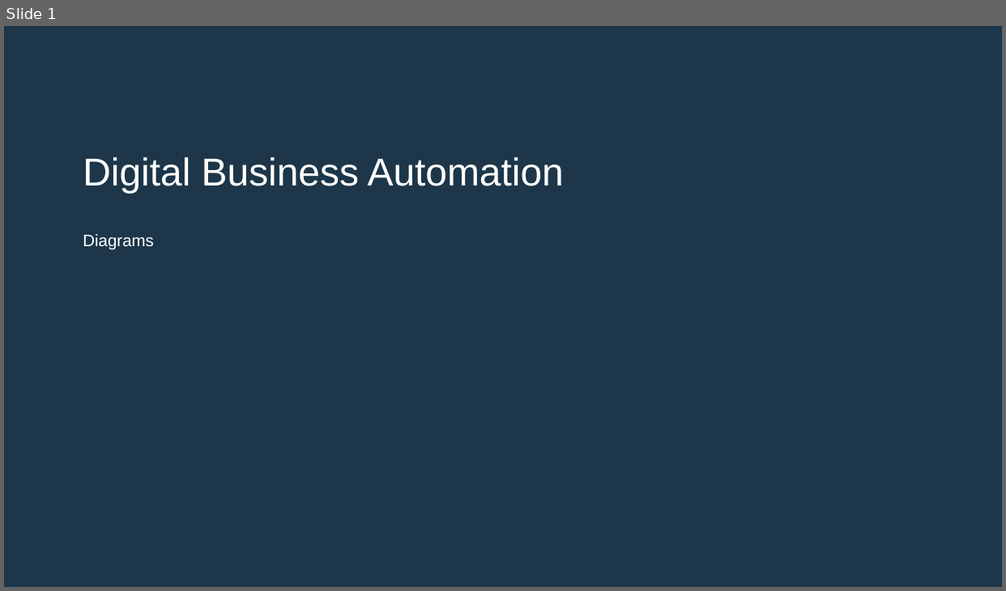
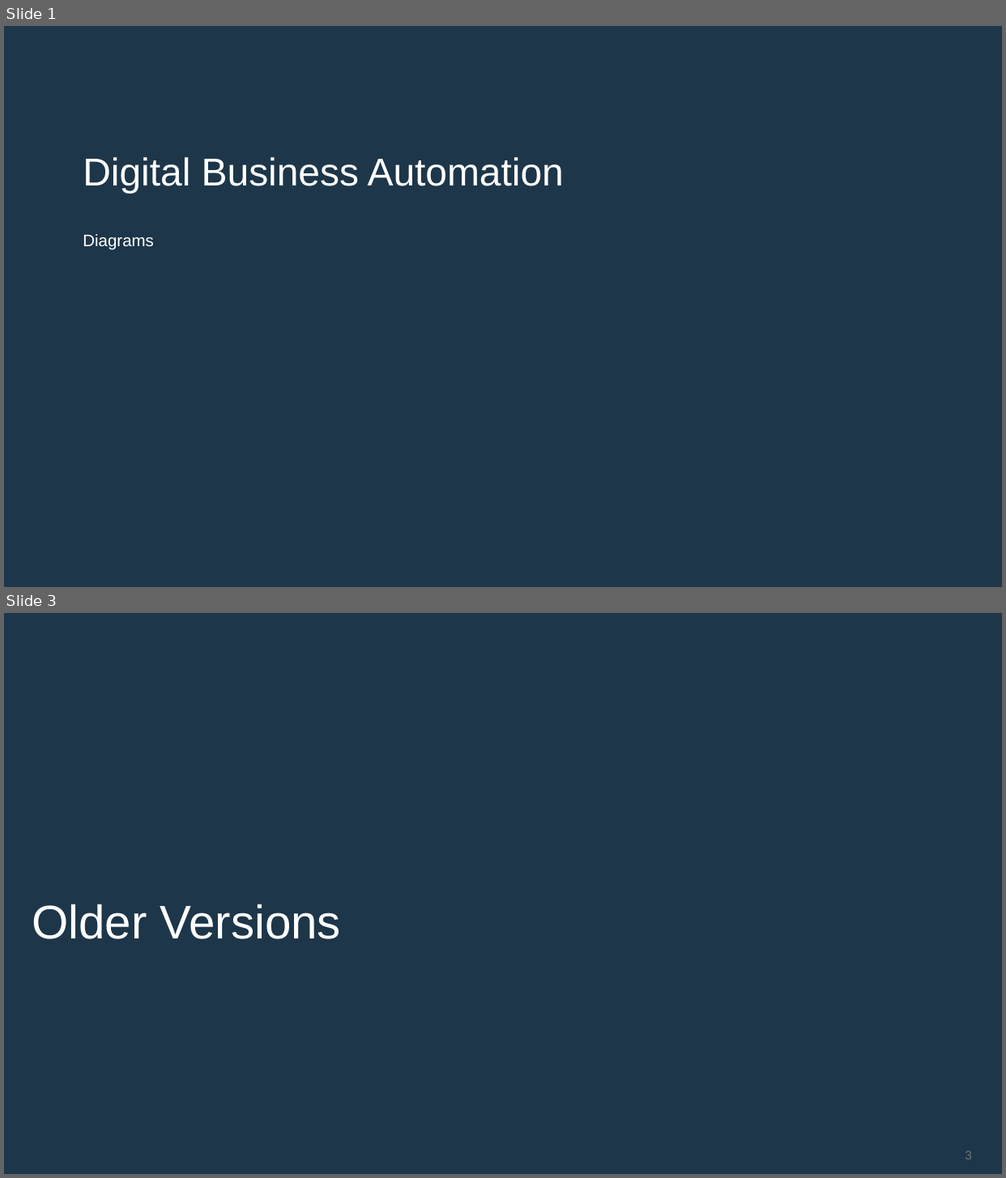
Before and after one commit to ibm-cloud-architecture/refarch-dba, a slide deck: docs/DBA-diagrams.pptx. Shown one above the other, each under a label of ours: slide 1 before the commit, slides 1 and 3 after it; the slides between them are not shown. The pictures are 1006x591 and 1006x1178 pixels, drawn with LibreOffice and Linux fonts; fonts in the diff are those of the drawing; background and template pictures are left out. Boxes give left, top, right and bottom in pixels: in the first picture for what was removed or moved away, otherwise in the second. Text is boxed around its words. In the diff, an @@ line names an element or a change of style, - is before the commit and + after.

```diff
--- a/docs/DBA-diagrams.pptx
+++ b/docs/DBA-diagrams.pptx
@@ slide 3 added at [4, 613, 1002, 1174], background #FFFFFF; not listed: 1 template element that a slide beside it also shows @@
@@ title added at [32, 904, 341, 939], 45.3 pt, text #FFFFFF @@
+Older Versions
@@ page number added at [965, 1151, 972, 1160], 12 pt, text #6D7777 @@
+3
```
Also in this commit, not shown: 1 other slide added, 2 other files.
